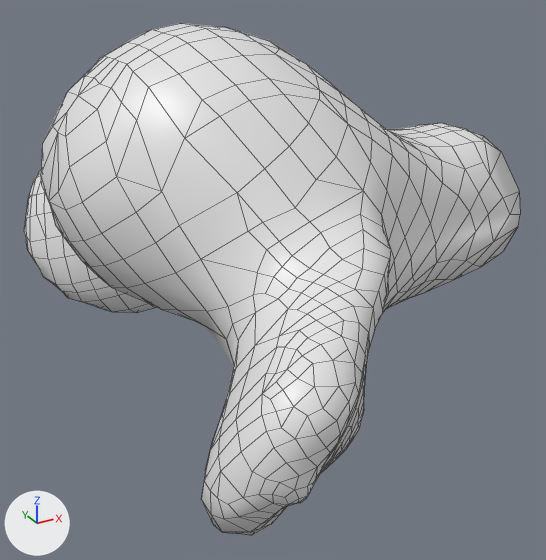
The FBX model Assets/Models/UterosFBX/Utero 3.fbx as it was, and as the next commit left it.
Both versions are drawn from a 50 mm lens placed at (-20.6, -143.6, 73.4), pointed at (31.3, -49.1, 26.1). Arrows for +X, +Y and +Z are at lower left; the lights stay in place. Mesh edges are drawn as thin lines.

Objects in the first picture: 'lp'.
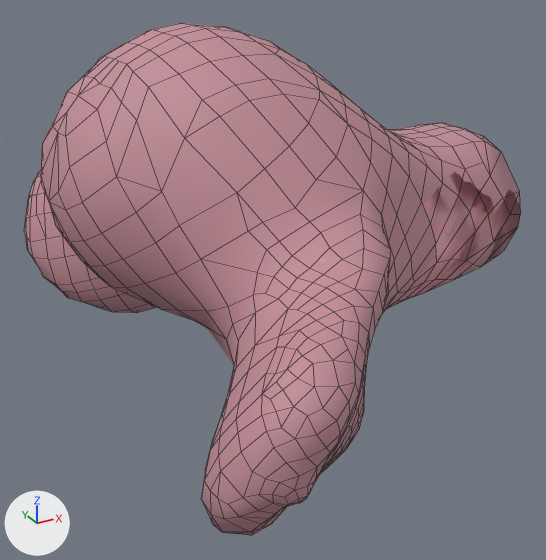
What differs and where, as boxes (x1, y1, x2, y2) in the pictures (546 x 560 px):
'lp', surface changed (white to pink): (24, 23, 520, 535) in both

What changed in the scene script:
```text
Add img_tex_utero_2_png:
    img_tex_utero_2_png = load_image('tex utero 2.png', '../FBX Utero/tex utero 2.png', 2048, 2048, 'sRGB')
Change mat_fondouterino_001:
    remove mat_fondouterino_001.base_color = (0.8, 0.8, 0.8)  # white #e7e7e7
    add mat_fondouterino_001.texture = img_tex_utero_2_png
    mat_fondouterino_001.roughness: 0.4 -> 0.673
```
